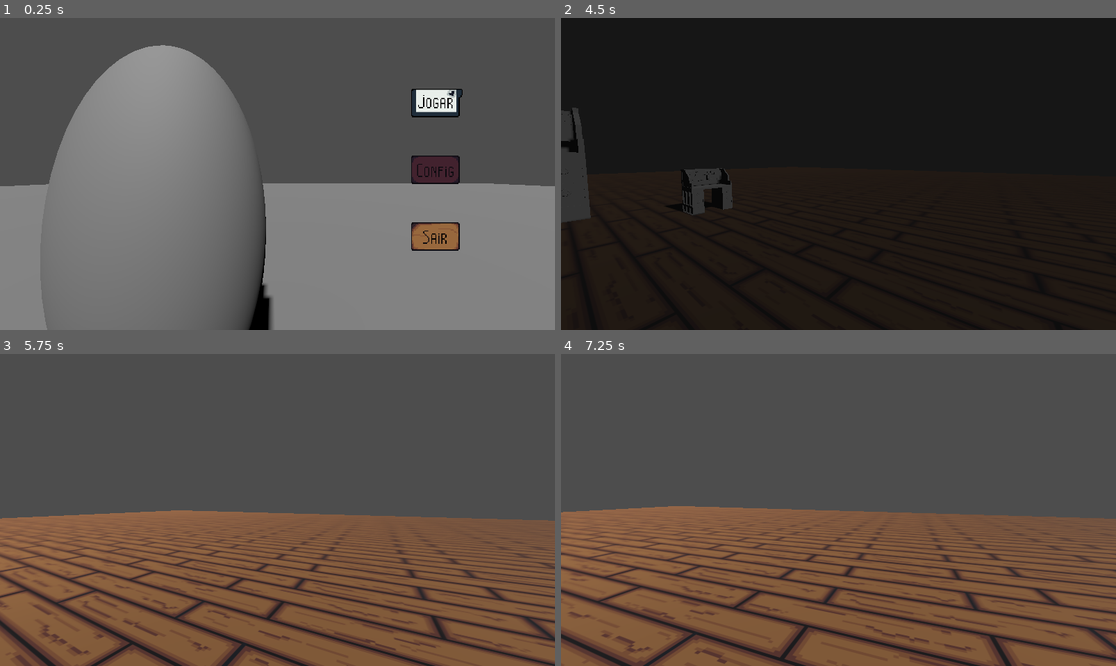
Above: before the commit, frames 1-4 (two rows, left to right).
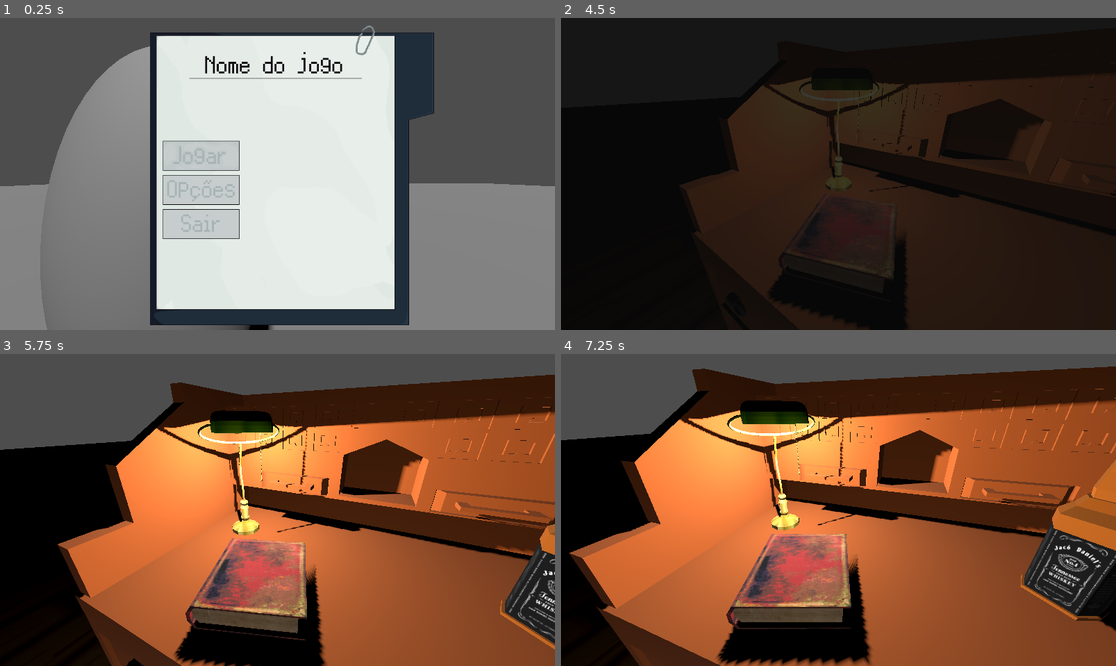
Above: after the commit, the same moments.

Repository: AqueleTaldoGabo/FelpoJam-Semtideiz
Game: Godot game, scene res://Source/main.tscn
Two runs of this game, one before a commit and one after it. Both use one fixed random seed, a clock stepped at 60 frames per second and the inputs below.
Inputs (mouse positions are in pixels of both pictures, inside the frame that each line leads up to; where the layout moved, square brackets give the same spot in the first picture):
- Up to frame 1 (0.25 s): no input
- Up to frame 2 (4.5 s): click (760, 189) [993, 170] at 0.5 s; click (760, 286) at 1.27 s; click (760, 158) [993, 102] at 2 s; click (760, 158) [993, 102] at 2.75 s; move the mouse to (960, 158) at 3.52 s; hold D (anda_direita) 3.53-4.28 s; click (960, 158) at 3.67 s; tap Enter at 4.25 s; move the mouse to (810, 174) at 4.27 s; hold W (anda_frente) from 4.28 s (still down); click (810, 174) at 4.42 s
- Up to frame 3 (5.75 s): keep holding W (anda_frente); move the mouse to (288, 503) at 5.02 s; click (288, 503) at 5.17 s
- Up to frame 4 (7.25 s): keep holding W (anda_frente); move the mouse to (832, 516) at 5.77 s; click (832, 516) at 5.92 s; move the mouse to (877, 513) at 6.52 s; click (877, 513) at 6.67 s

The runs differ from the first frame. In frame 1, 47% of the frame differs, in the area x 27-84%, y 2-99%; in frame 2, 21%; in frame 3, 79%; in frame 4, 84%, in the area x 0-100%, y 4-100%.

Commit message:
Maioria das coisas visuais atualizadas

Diff:
--- a/Source/Global/Controle_Musica.gd
+++ b/Source/Global/Controle_Musica.gd
@@ -2,17 +2,17 @@
 
 @export var transition_duration: float = 1.0
 
-func fade_out(stream_player: AudioStreamPlayer):
+func fade_out():
 	var tween = create_tween()
 
 	tween.tween_property(
-		stream_player,
+		$".",
 		"volume_db",
 		-80.0,
 		transition_duration
 	).set_trans(Tween.TRANS_SINE).set_ease(Tween.EASE_IN)
 
-	tween.finished.connect(_on_fade_finished.bind(stream_player))
+	tween.finished.connect(_on_fade_finished.bind($"."))
 
 
 func _on_fade_finished(stream_player: AudioStreamPlayer):
--- /dev/null
+++ b/Source/Global/Controle_Musica.tscn
@@ -0,0 +1,9 @@
+[gd_scene format=3 uid="uid://bwf6gpnjfd33d"]
+
+[ext_resource type="AudioStream" uid="uid://dmr1m3n5r0gm2" path="res://Source/Música/menucarimbador.ogg" id="1_vn0jh"]
+[ext_resource type="Script" uid="uid://boxcqxym18bnq" path="res://Source/Global/Controle_Musica.gd" id="2_udtnx"]
+
+[node name="ControleMusica" type="AudioStreamPlayer" unique_id=25973414]
+stream = ExtResource("1_vn0jh")
+autoplay = true
+script = ExtResource("2_udtnx")
--- a/Source/Levels/Cena1.tscn
+++ b/Source/Levels/Cena1.tscn
@@ -1,11 +1,16 @@
 [gd_scene format=3 uid="uid://mq5h3p2in5jw"]
 
 [ext_resource type="Script" uid="uid://cxn41at0x3823" path="res://Source/Levels/cena_1.gd" id="1_ovw4t"]
-[ext_resource type="PackedScene" uid="uid://b78keg0ignt8j" path="res://Source/Player/player.tscn" id="1_wcs6w"]
+[ext_resource type="PackedScene" uid="uid://bcnocjplm0u6g" path="res://Source/Assets/Modelos/Lamparina modelofinal.fbx" id="2_2vfmm"]
 [ext_resource type="Texture2D" uid="uid://bw7f8cobp7k6l" path="res://Source/Assets/Sprites/Chao_teste_quase_interrogacao2.png" id="2_xmjli"]
 [ext_resource type="PackedScene" uid="uid://bpxubxgn7qxa8" path="res://Source/Assets/Modelos/Mesafoda.fbx" id="3_22hde"]
 [ext_resource type="PackedScene" uid="uid://vqcc34o860lb" path="res://Source/Assets/Modelos/Mesafodaepequenacomcor.fbx" id="3_jggnw"]
+[ext_resource type="PackedScene" uid="uid://b1by761bfrmhj" path="res://Source/Assets/Modelos/portateste3333333.fbx" id="4_58l74"]
 [ext_resource type="PackedScene" uid="uid://dmib2t2kx0yei" path="res://Source/Assets/Modelos/Mesafodaepequena.fbx" id="4_alros"]
+[ext_resource type="PackedScene" uid="uid://ddffhr2ov0m3d" path="res://Source/Assets/Modelos/GarrafaFodacomtextura.fbx" id="7_u2bv0"]
+[ext_resource type="Shader" uid="uid://bcfuj16arhi4e" path="res://Source/Global/dithering.gdshader" id="8_0v2f1"]
+[ext_resource type="Script" uid="uid://clr15poiu5ixs" path="res://Source/Levels/character_body_3d.gd" id="8_2vfmm"]
+[ext_resource type="PackedScene" uid="uid://n6bmmh055upq" path="res://Source/Assets/Modelos/livrofudidocomtextura.fbx" id="9_u2bv0"]
 
 [sub_resource type="BoxShape3D" id="BoxShape3D_ovw4t"]
 size = Vector3(60, 2, 60)
@@ -17,8 +22,39 @@
 [sub_resource type="BoxMesh" id="BoxMesh_22hde"]
 size = Vector3(60, 2, 60)
 
+[sub_resource type="ShaderMaterial" id="ShaderMaterial_g4gsc"]
+resource_local_to_scene = true
+render_priority = 0
+shader = ExtResource("8_0v2f1")
+shader_parameter/depth_threshold = 0.05
+shader_parameter/reverse_depth_threshold = 0.25
+shader_parameter/normal_threshold = 0.6
+shader_parameter/darken_amount = 0.3
+shader_parameter/lighten_amount = 1.5
+shader_parameter/normal_edge_bias = Vector3(1, 1, 1)
+shader_parameter/light_direction = Vector3(-0.96, -0.18, 0.2)
+shader_parameter/dither_repeat = 2.0
+shader_parameter/dither_strength = 1.0
+shader_parameter/min_dither_brightness = 0.1
+shader_parameter/cor_a = Vector4(0.2, 0.1, 0, 1)
+shader_parameter/cor_b = Vector4(0.5, 0.5, 0.1, 1)
+shader_parameter/bayer_mode = 8
+
+[sub_resource type="QuadMesh" id="QuadMesh_u2bv0"]
+material = SubResource("ShaderMaterial_g4gsc")
+flip_faces = true
+size = Vector2(2, 2)
+
 [node name="Cena1" type="Node" unique_id=1119634821]
 script = ExtResource("1_ovw4t")
+
+[node name="Lamparina modelofinal" parent="." unique_id=2013073659 instance=ExtResource("2_2vfmm")]
+transform = Transform3D(0.2244402, 0, 0.19906433, 0, 0.3, 0, -0.19906433, 0, 0.2244402, -5.8038044, 1.1785486, 6.035648)
+
+[node name="OmniLight3D" type="OmniLight3D" parent="Lamparina modelofinal" unique_id=1113550427]
+transform = Transform3D(3.3333333, 0, -3.5762787e-07, 0, 3.333333, 0, 3.5762787e-07, 0, 3.3333333, 5.1269054, 1.8721404, -0.08350468)
+light_energy = 1.35
+shadow_enabled = true
 
 [node name="Chão" type="StaticBody3D" parent="." unique_id=561460632]
 transform = Transform3D(1, 0, 0, 0, 1, 0, 0, 0, 1, 0, -0.9999995, 0)
@@ -27,21 +63,46 @@
 shape = SubResource("BoxShape3D_ovw4t")
 
 [node name="MeshInstance3D" type="MeshInstance3D" parent="Chão" unique_id=2048760675]
+transform = Transform3D(1, 0, 0, 0, 1, 0, 0, 0, 1, 0.014565945, -0.029417992, -0.07714462)
 material_overlay = SubResource("StandardMaterial3D_jggnw")
 mesh = SubResource("BoxMesh_22hde")
 
-[node name="Mesafodaepequenacomcor" parent="Chão" unique_id=684872391 instance=ExtResource("3_jggnw")]
-transform = Transform3D(1, 0, 0, 0, 1, 0, 0, 0, 1, -4.6078033, 1.0036919, 4.3838634)
+[node name="portateste3333333" parent="." unique_id=1790261784 instance=ExtResource("4_58l74")]
+transform = Transform3D(-0.26999992, 0, 0.00013662875, 0, 0.27, 0, -0.00013662875, 0, -0.26999992, 0.9690323, 0.25272232, 4.3854246)
 
-[node name="Player" parent="." unique_id=1240492296 instance=ExtResource("1_wcs6w")]
-transform = Transform3D(1, 0, 0, 0, 1, 0, 0, 0, 1, 0, 1, 0)
-
-[node name="DirectionalLight3D" type="DirectionalLight3D" parent="." unique_id=518452928]
-transform = Transform3D(-0.06537455, -0.6343812, 0.77025104, -0.030634755, 0.7728145, 0.6338923, -0.99739045, 0.017843926, -0.06995656, 5.988968, 9.085171, -0.26222038)
-shadow_enabled = true
+[node name="Mesafodaepequenacomcor" parent="." unique_id=684872391 instance=ExtResource("3_jggnw")]
+transform = Transform3D(1, 0, 0, 0, 1, 0, 0, 0, 1, -4.6078033, 0.0036923885, 4.3838634)
 
 [node name="Mesafoda" parent="." unique_id=1537711096 instance=ExtResource("3_22hde")]
 transform = Transform3D(1, 0, 0, 0, 1, 0, 0, 0, 1, -8.609442, -0.23175573, 0)
 
 [node name="Mesafodaepequena" parent="." unique_id=1393830002 instance=ExtResource("4_alros")]
 transform = Transform3D(1, 0, 0, 0, 1, 0, 0, 0, 1, -3.930544, 0.013289988, -3.4860787)
+
+[node name="GarrafaFodacomtextura" parent="." unique_id=1532728239 instance=ExtResource("7_u2bv0")]
+transform = Transform3D(0.47939667, 0, -0.5100773, 0, 0.7, 0, 0.5100773, 0, 0.47939667, -4.6203923, 1.168, 3.7926147)
+
+[node name="livrofudidocomtextura" parent="." unique_id=581058762 instance=ExtResource("9_u2bv0")]
+transform = Transform3D(0.016449094, 0, -0.047216807, 0, 0.05, 0, 0.047216807, 0, 0.016449094, -4.3534203, 1.2152369, 4.750676)
+
+[node name="SpotLight3D" type="SpotLight3D" parent="." unique_id=198572222]
+transform = Transform3D(0.95281, 1.3269355e-08, -0.3035675, 0.3035675, -4.1648644e-08, 0.95281, 0, -1, -4.371139e-08, 0.76431274, 3.1603515, 4.3851957)
+light_energy = 8.429
+light_size = 1.0
+
+[node name="OmniLight3D" type="OmniLight3D" parent="." unique_id=744765711]
+transform = Transform3D(1, 0, 0, 0, 1, 0, 0, 0, 1, -3.535515, 0.091707826, 4.3679953)
+light_energy = 0.365
+light_indirect_energy = 16.0
+
+[node name="CharacterBody3D" type="CharacterBody3D" parent="." unique_id=1672742228]
+transform = Transform3D(0.0013885458, -0.3520868, 0.9359663, 0.0005223349, 0.9359674, 0.3520864, -0.999999, -2.9103853e-10, 0.0014835406, -3.8130138, 1.7855201, 4.384)
+script = ExtResource("8_2vfmm")
+
+[node name="Camera3D" type="Camera3D" parent="CharacterBody3D" unique_id=1329880028]
+transform = Transform3D(1, 0, 0, 0, 1, 0, 0, 0, 1, -0.028611183, 0, 4.2438507e-05)
+
+[node name="PosProcessamento" type="MeshInstance3D" parent="CharacterBody3D/Camera3D" unique_id=312709546]
+transform = Transform3D(1, 0, 0, 0, 1, 0, 0, 0, 1, 0.23723257, 0.23640442, 0)
+extra_cull_margin = 303.41
+mesh = SubResource("QuadMesh_u2bv0")
--- /dev/null
+++ b/Source/Levels/Options.tscn
@@ -0,0 +1,94 @@
+[gd_scene format=3 uid="uid://b4afxc10lvo3d"]
+
+[ext_resource type="Shader" uid="uid://bcfuj16arhi4e" path="res://Source/Global/dithering.gdshader" id="1_02iut"]
+[ext_resource type="Texture2D" uid="uid://togklxdldx30" path="res://Source/Assets/Sprites/Menu_Opcoes.png" id="2_tvg80"]
+[ext_resource type="Script" uid="uid://b4srk8c4cxaji" path="res://Source/Levels/btnsair.gd" id="3_tvg80"]
+
+[sub_resource type="SphereMesh" id="SphereMesh_fo22w"]
+
+[sub_resource type="ShaderMaterial" id="ShaderMaterial_fqc6k"]
+resource_local_to_scene = true
+render_priority = 0
+shader = ExtResource("1_02iut")
+shader_parameter/depth_threshold = 0.05
+shader_parameter/reverse_depth_threshold = 0.25
+shader_parameter/normal_threshold = 0.6
+shader_parameter/darken_amount = 0.3
+shader_parameter/lighten_amount = 1.5
+shader_parameter/normal_edge_bias = Vector3(1, 1, 1)
+shader_parameter/light_direction = Vector3(-0.96, -0.18, 0.2)
+shader_parameter/dither_repeat = 2.0
+shader_parameter/dither_strength = 1.0
+shader_parameter/min_dither_brightness = 0.2
+shader_parameter/cor_a = Vector4(0.09, 0, 0, 1)
+shader_parameter/cor_b = Vector4(0.5, 0.15, 0.1, 1)
+shader_parameter/bayer_mode = 8
+
+[sub_resource type="QuadMesh" id="QuadMesh_oboxs"]
+material = SubResource("ShaderMaterial_fqc6k")
+flip_faces = true
+size = Vector2(2, 2)
+
+[sub_resource type="BoxShape3D" id="BoxShape3D_42xhh"]
+size = Vector3(60, 2, 60)
+
+[sub_resource type="BoxMesh" id="BoxMesh_q8djv"]
+size = Vector3(60, 2, 60)
+
+[node name="Options" type="Node" unique_id=755067628]
+
+[node name="DirectionalLight3D" type="DirectionalLight3D" parent="." unique_id=928064247]
+transform = Transform3D(0.99935937, -0.035789058, -4.977924e-10, 0.022797398, 0.6365854, 0.7708692, -0.02758868, -0.7703753, 0.6369935, 0.4566462, 5.9785156, 4.0120487)
+shadow_enabled = true
+
+[node name="CorpoPersonagem" type="MeshInstance3D" parent="." unique_id=1808537259]
+transform = Transform3D(1, 0, 0, 0, 2, 0, 0, 0, 1, -0.56470275, 1.0213968, -1.1410606)
+mesh = SubResource("SphereMesh_fo22w")
+
+[node name="Camera3D" type="Camera3D" parent="." unique_id=1835256525]
+transform = Transform3D(1, 0, 0, 0, 1, 0, 0, 0, 1, 0, 1.348099, 0)
+
+[node name="PosProcessamento" type="MeshInstance3D" parent="Camera3D" unique_id=2116677113]
+transform = Transform3D(1, 0, 0, 0, 1, 0, 0, 0, 1, 0.23723257, 0.23640442, 0)
+extra_cull_margin = 455.11
+mesh = SubResource("QuadMesh_oboxs")
+
+[node name="Chão" type="StaticBody3D" parent="." unique_id=883106690]
+transform = Transform3D(1, 0, 0, 0, 1, 0, 0, 0, 1, 0, -0.9999995, 0)
+
+[node name="Bloco" type="CollisionShape3D" parent="Chão" unique_id=113997702]
+shape = SubResource("BoxShape3D_42xhh")
+
+[node name="MeshInstance3D" type="MeshInstance3D" parent="Chão" unique_id=1509543483]
+mesh = SubResource("BoxMesh_q8djv")
+
+[node name="Control" type="Control" parent="." unique_id=1217028969]
+layout_mode = 3
+anchors_preset = 8
+anchor_left = 0.5
+anchor_top = 0.5
+anchor_right = 0.5
+anchor_bottom = 0.5
+offset_left = -20.0
+offset_top = -20.0
+offset_right = 20.0
+offset_bottom = 20.0
+grow_horizontal = 2
+grow_vertical = 2
+
+[node name="MenuOpcoes" type="Sprite2D" parent="Control" unique_id=1242423021]
+position = Vector2(76, 17)
+texture = ExtResource("2_tvg80")
+
+[node name="Button" type="Button" parent="Control/MenuOpcoes" unique_id=1249156095]
+offset_left = -294.0
+offset_top = 207.0
+offset_right = -286.0
+offset_bottom = 215.0
+scale = Vector2(19.88, 7.68)
+flat = true
+script = ExtResource("3_tvg80")
+
+[connection signal="mouse_entered" from="Control/MenuOpcoes/Button" to="Control/MenuOpcoes/Button" method="_on_mouse_entered"]
+[connection signal="mouse_exited" from="Control/MenuOpcoes/Button" to="Control/MenuOpcoes/Button" method="_on_mouse_exited"]
+[connection signal="pressed" from="Control/MenuOpcoes/Button" to="Control/MenuOpcoes/Button" method="_on_pressed"]
--- /dev/null
+++ b/Source/Levels/btnsair.gd
@@ -0,0 +1,14 @@
+extends Button
+
+@onready var fundo:Sprite2D = $".."
+const SAIR = preload("res://Source/Assets/Sprites/Menu_Opcoes_sair_ligado.png")
+const NORMAL = preload("res://Source/Assets/Sprites/Menu_Opcoes.png")
+
+func _on_pressed() -> void:
+	get_tree().change_scene_to_file("res://Source/main.tscn")
+
+func _on_mouse_entered() -> void:
+	fundo.set_texture(SAIR)
+
+func _on_mouse_exited() -> void:
+	fundo.set_texture(NORMAL)
--- /dev/null
+++ b/Source/Levels/camera_3d.gd
@@ -0,0 +1,10 @@
+extends Camera3D
+
+@onready var camera = $"."
+@export var sensibilidade_mouse = 0.002
+
+func _input(event: InputEvent) -> void:
+	if event is InputEventMouseMotion and Input.mouse_mode == Input.MOUSE_MODE_CAPTURED:
+		camera.rotate_y(-event.relative.x * sensibilidade_mouse)
+		camera.rotate_x(-event.relative.y * sensibilidade_mouse)
+		camera.rotation.x = clampf(camera.rotation.x, -deg_to_rad(70), deg_to_rad(70))
--- /dev/null
+++ b/Source/Levels/character_body_3d.gd
@@ -0,0 +1,10 @@
+extends CharacterBody3D
+
+@onready var camera = $Camera3D
+@export var sensibilidade_mouse = 0.002
+
+func _input(event: InputEvent) -> void:
+	if event is InputEventMouseMotion and Input.mouse_mode == Input.MOUSE_MODE_CAPTURED:
+		rotate_y(-event.relative.x * sensibilidade_mouse)
+		camera.rotate_x(-event.relative.y * sensibilidade_mouse)
+		camera.rotation.x = clampf(camera.rotation.x, -deg_to_rad(70), deg_to_rad(70))
--- a/Source/main.tscn
+++ b/Source/main.tscn
@@ -1,15 +1,12 @@
 [gd_scene format=3 uid="uid://lotggtps5xbm"]
 
 [ext_resource type="Shader" uid="uid://bcfuj16arhi4e" path="res://Source/Global/dithering.gdshader" id="1_kvypo"]
-[ext_resource type="AudioStream" uid="uid://dmr1m3n5r0gm2" path="res://Source/Música/menucarimbador.ogg" id="1_p7x2e"]
 [ext_resource type="Script" uid="uid://dvlm5tx45km2i" path="res://Source/menu.gd" id="1_wkcc7"]
-[ext_resource type="Texture2D" uid="uid://tghqrh6m83mh" path="res://Source/Assets/Sprites/Jogar.png" id="4_8cnld"]
-[ext_resource type="Texture2D" uid="uid://chp74tucmawqs" path="res://Source/Assets/Sprites/Config.png" id="5_r8bwp"]
-[ext_resource type="Texture2D" uid="uid://ch32oikdg4b3i" path="res://Source/Assets/Sprites/Sair.png" id="6_phq82"]
+[ext_resource type="Texture2D" uid="uid://dd1b8xgsal8rq" path="res://Source/Assets/Sprites/Menu_paper_sem_botoes_ligados.png" id="3_uglvk"]
 
 [sub_resource type="SphereMesh" id="SphereMesh_wkcc7"]
 
-[sub_resource type="ShaderMaterial" id="ShaderMaterial_p7x2e"]
+[sub_resource type="ShaderMaterial" id="ShaderMaterial_uglvk"]
 resource_local_to_scene = true
 render_priority = 0
 shader = ExtResource("1_kvypo")
@@ -39,10 +36,6 @@
 size = Vector3(60, 2, 60)
 
 [node name="Main" type="Node" unique_id=1376397151]
-
-[node name="Menucarimbador" type="AudioStreamPlayer" parent="." unique_id=1523005245]
-stream = ExtResource("1_p7x2e")
-autoplay = true
 
 [node name="DirectionalLight3D" type="DirectionalLight3D" parent="." unique_id=1021556705]
 transform = Transform3D(0.99935937, -0.035789058, -4.977924e-10, 0.022797398, 0.6365854, 0.7708692, -0.02758868, -0.7703753, 0.6369935, 0.4566462, 5.9785156, 4.0120487)
@@ -69,38 +62,70 @@
 [node name="MeshInstance3D" type="MeshInstance3D" parent="Chão" unique_id=1302418315]
 mesh = SubResource("BoxMesh_p7x2e")
 
-[node name="VboxBotoes" type="VBoxContainer" parent="." unique_id=1148657374]
+[node name="Control" type="Control" parent="." unique_id=1860027018]
+layout_mode = 3
+anchors_preset = 8
+anchor_left = 0.5
+anchor_top = 0.5
+anchor_right = 0.5
+anchor_bottom = 0.5
+offset_left = -20.0
+offset_top = -20.0
+offset_right = 20.0
+offset_bottom = 20.0
+grow_horizontal = 2
+grow_vertical = 2
+
+[node name="MenuPaperSemBotoesLigados" type="Sprite2D" parent="Control" unique_id=1426906820]
+position = Vector2(76, 17)
+texture = ExtResource("3_uglvk")
+
+[node name="VboxBotoes" type="VBoxContainer" parent="Control/MenuPaperSemBotoesLigados" unique_id=1148657374]
 anchors_preset = -1
-anchor_left = 0.7248264
-anchor_top = 0.16666667
-anchor_right = 0.8439236
-anchor_bottom = 0.80617285
-offset_right = 254.79999
-offset_bottom = 769.6
+anchor_left = 0.0421875
+anchor_top = 0.39531252
+anchor_right = 0.28906253
+anchor_bottom = 0.71718746
+offset_left = -320.0
+offset_top = -320.0
+offset_right = -26.571396
+offset_bottom = 62.57132
 grow_horizontal = 2
 grow_vertical = 2
 scale = Vector2(0.35, 0.35)
+size_flags_stretch_ratio = 0.0
+theme_override_constants/separation = 3
 alignment = 1
 script = ExtResource("1_wkcc7")
 metadata/_edit_use_anchors_ = true
 
-[node name="BotaoStart" type="Button" parent="VboxBotoes" unique_id=1096133034]
+[node name="BotaoStart" type="Button" parent="Control/MenuPaperSemBotoesLigados/VboxBotoes" unique_id=1096133034]
+custom_minimum_size = Vector2(40, 172)
+layout_mode = 2
+size_flags_vertical = 3
+theme_override_constants/outline_size = 40
+theme_override_font_sizes/font_size = 10
+flat = true
+
+[node name="BotaoOptions" type="Button" parent="Control/MenuPaperSemBotoesLigados/VboxBotoes" unique_id=488145552]
+custom_minimum_size = Vector2(0, 175)
 layout_mode = 2
 theme_override_font_sizes/font_size = 10
-icon = ExtResource("4_8cnld")
 flat = true
 
-[node name="BotaoOptions" type="Button" parent="VboxBotoes" unique_id=488145552]
+[node name="BotaoSair" type="Button" parent="Control/MenuPaperSemBotoesLigados/VboxBotoes" unique_id=413538445]
+custom_minimum_size = Vector2(0, 200)
 layout_mode = 2
 theme_override_font_sizes/font_size = 10
-icon = ExtResource("5_r8bwp")
 flat = true
 
-[node name="BotaoSair" type="Button" parent="VboxBotoes" unique_id=413538445]
-layout_mode = 2
-theme_override_font_sizes/font_size = 10
-icon = ExtResource("6_phq82")
-flat = true
-
-[connection signal="pressed" from="VboxBotoes/BotaoStart" to="VboxBotoes" method="_on_botao_start_pressed"]
-[connection signal="pressed" from="VboxBotoes/BotaoSair" to="VboxBotoes" method="_on_botao_sair_pressed"]
+[connection signal="mouse_exited" from="Control/MenuPaperSemBotoesLigados/VboxBotoes" to="Control/MenuPaperSemBotoesLigados/VboxBotoes" method="_on_mouse_exited"]
+[connection signal="mouse_entered" from="Control/MenuPaperSemBotoesLigados/VboxBotoes/BotaoStart" to="Control/MenuPaperSemBotoesLigados/VboxBotoes" method="_on_botao_start_mouse_entered"]
+[connection signal="mouse_exited" from="Control/MenuPaperSemBotoesLigados/VboxBotoes/BotaoStart" to="Control/MenuPaperSemBotoesLigados/VboxBotoes" method="_fora"]
+[connection signal="pressed" from="Control/MenuPaperSemBotoesLigados/VboxBotoes/BotaoStart" to="Control/MenuPaperSemBotoesLigados/VboxBotoes" method="_on_botao_start_pressed"]
+[connection signal="mouse_entered" from="Control/MenuPaperSemBotoesLigados/VboxBotoes/BotaoOptions" to="Control/MenuPaperSemBotoesLigados/VboxBotoes" method="_on_botao_options_mouse_entered"]
+[connection signal="mouse_exited" from="Control/MenuPaperSemBotoesLigados/VboxBotoes/BotaoOptions" to="Control/MenuPaperSemBotoesLigados/VboxBotoes" method="_fora"]
+[connection signal="pressed" from="Control/MenuPaperSemBotoesLigados/VboxBotoes/BotaoOptions" to="Control/MenuPaperSemBotoesLigados/VboxBotoes" method="_on_botao_options_pressed"]
+[connection signal="mouse_entered" from="Control/MenuPaperSemBotoesLigados/VboxBotoes/BotaoSair" to="Control/MenuPaperSemBotoesLigados/VboxBotoes" method="_on_botao_sair_mouse_entered"]
+[connection signal="mouse_exited" from="Control/MenuPaperSemBotoesLigados/VboxBotoes/BotaoSair" to="Control/MenuPaperSemBotoesLigados/VboxBotoes" method="_fora"]
+[connection signal="pressed" from="Control/MenuPaperSemBotoesLigados/VboxBotoes/BotaoSair" to="Control/MenuPaperSemBotoesLigados/VboxBotoes" method="_on_botao_sair_pressed"]
--- a/Source/menu.gd
+++ b/Source/menu.gd
@@ -1,13 +1,32 @@
 extends VBoxContainer
 
-@onready var musica:AudioStreamPlayer = $"../Menucarimbador"
+@onready var fundo:Sprite2D = $".."
 const CENA_1 = preload("uid://mq5h3p2in5jw")
+const TEXTURAJOGAR = preload("res://Source/Assets/Sprites/Menu_paper_jogar_ligados.png")
+const TEXTURACONFI = preload("res://Source/Assets/Sprites/Menu_paper_opcoes_ligado.png")
+const TEXTURASAIR  = preload("res://Source/Assets/Sprites/Menu_paper_sair_ligado.png")
+const TEXTURAVAZIO = preload("res://Source/Assets/Sprites/Menu_paper_sem_botoes_ligados.png")
 
 func _on_botao_start_pressed() -> void:
 	Transicao.transicao()
-	ControleMusica.fade_out(musica)
+	ControleMusica.fade_out()
 	await Transicao.fade_acabou
 	get_tree().change_scene_to_packed(CENA_1)
 
+func _on_botao_options_pressed() -> void:
+	get_tree().change_scene_to_file("res://Source/Levels/Options.tscn")
+
 func _on_botao_sair_pressed() -> void:
 	get_tree().quit()
+
+func _on_botao_start_mouse_entered() -> void:
+	fundo.set_texture(TEXTURAJOGAR)
+
+func _on_botao_options_mouse_entered() -> void:
+	fundo.set_texture(TEXTURACONFI)
+
+func _on_botao_sair_mouse_entered() -> void:
+	fundo.set_texture(TEXTURASAIR)
+
+func _fora() -> void:
+	fundo.set_texture(TEXTURAVAZIO)
--- a/project.godot
+++ b/project.godot
@@ -18,7 +18,7 @@
 [autoload]
 
 Transicao="*uid://b86k7pdekf4of"
-ControleMusica="*uid://boxcqxym18bnq"
+ControleMusica="*uid://bwf6gpnjfd33d"
 
 [display]
 
Binary file added: Source/Assets/Modelos/GarrafaFodacomtextura.fbx
Not shown, added: Source/Assets/Modelos/GarrafaFodacomtextura.fbx.import
Binary file added: Source/Assets/Modelos/GarrafaFodacomtextura_0.png
Not shown, added: Source/Assets/Modelos/GarrafaFodacomtextura_0.png.import
Binary file added: Source/Assets/Modelos/GarrafaFodajacó.fbx
Not shown, added: Source/Assets/Modelos/GarrafaFodajacó.fbx.import
Binary file added: Source/Assets/Modelos/Lamparina modelofinal.fbx
Not shown, added: Source/Assets/Modelos/Lamparina modelofinal.fbx.import
Binary file added: Source/Assets/Modelos/Lamparina modelofinal_0.png
Not shown, added: Source/Assets/Modelos/Lamparina modelofinal_0.png.import
Binary file added: Source/Assets/Modelos/Lamparina modelofinal_1.png
Not shown, added: Source/Assets/Modelos/Lamparina modelofinal_1.png.import
(and 40 more such lines)
